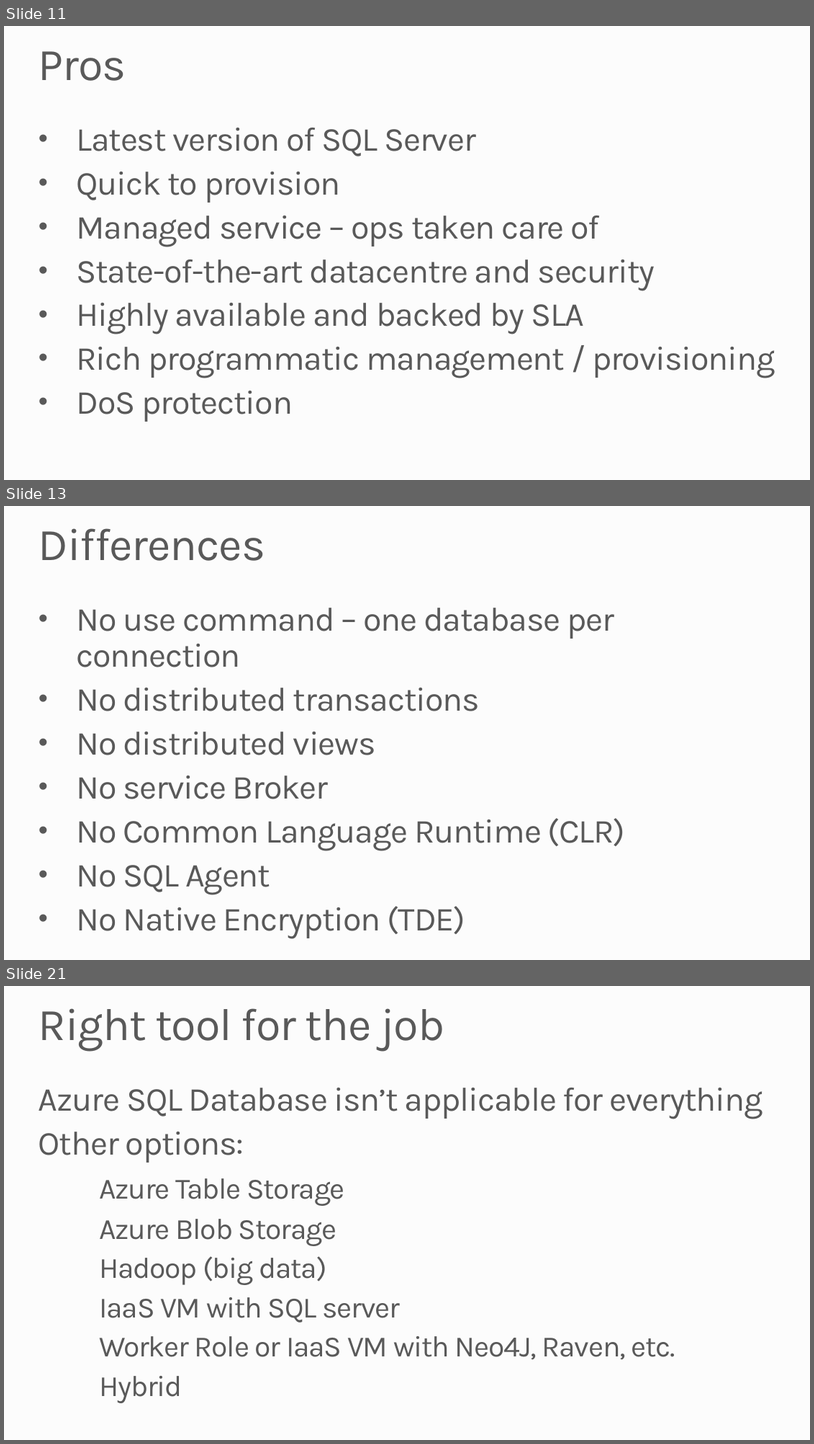
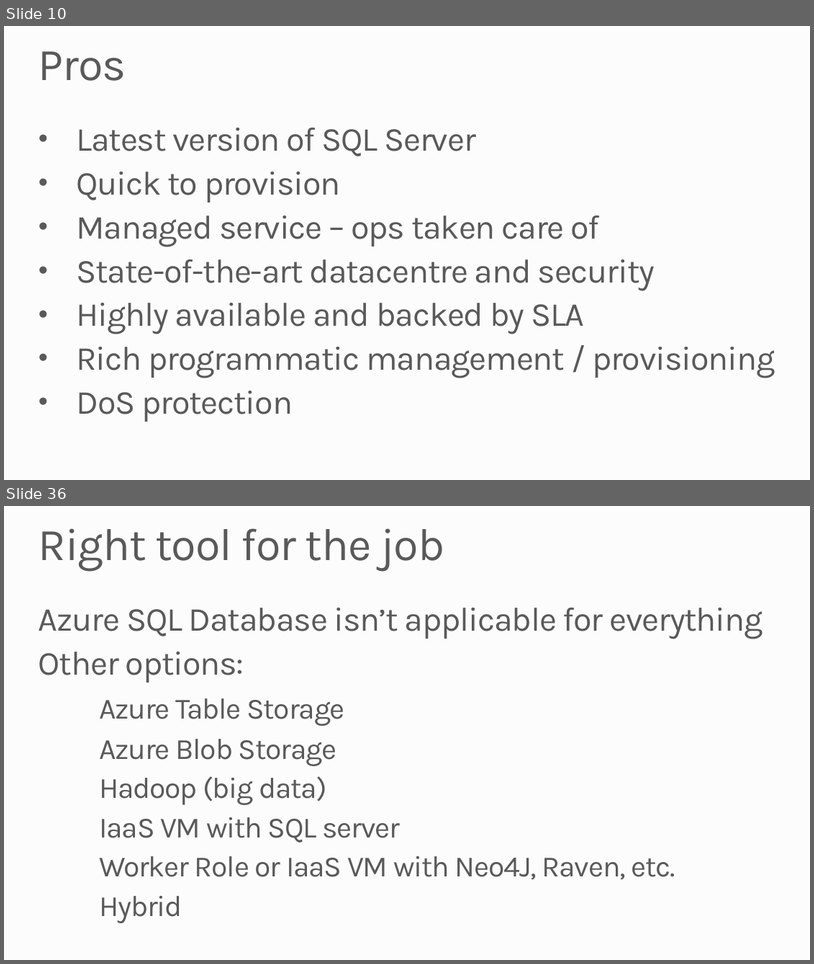
Before and after one commit to robdmoore/SQLAzureTransientDemo, a slide deck: Presentation.pptx. Shown one above the other, each under a label of ours: slides 11, 13 and 21 before the commit, slides 10 and 36 after it; the slides between them are not shown. The pictures are 814x1444 and 814x964 pixels, drawn with LibreOffice and Linux fonts; fonts in the diff are those of the drawing; background and template pictures are left out. Boxes give left, top, right and bottom in pixels: in the first picture for what was removed or moved away, otherwise in the second. Text is boxed around its words. In the diff, an @@ line names an element or a change of style, - is before the commit and + after.

```diff
--- a/Presentation.pptx
+++ b/Presentation.pptx
@@ slide 13 removed at (x1=4, y1=506, x2=810, y2=960), background #FCFCFC @@
@@ title removed at (x1=39, y1=528, x2=265, y2=561) @@
-Differences
@@ text removed at (x1=76, y1=608, x2=625, y2=938) @@
-• No use command – one database per connection
-• No distributed transactions
-• No distributed views
-• No service Broker
-• No Common Language Runtime (CLR)
-• No SQL Agent
-• No Native Encryption (TDE)
@@ what was slide 11 is now slide 10 @@
@@ what was slide 21 is now slide 36 @@
```
Also in this commit, not shown: 5 slides changed, 6 slides added, 5 other slides removed.
